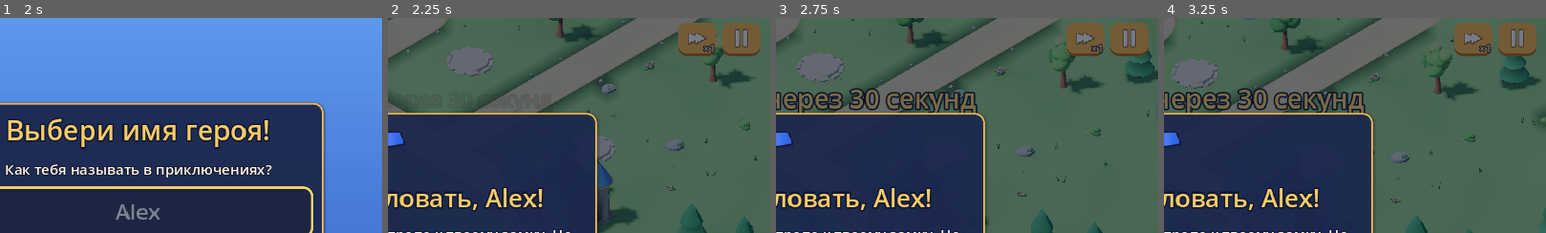
Above: before the commit, frames 1-4 (left to right).
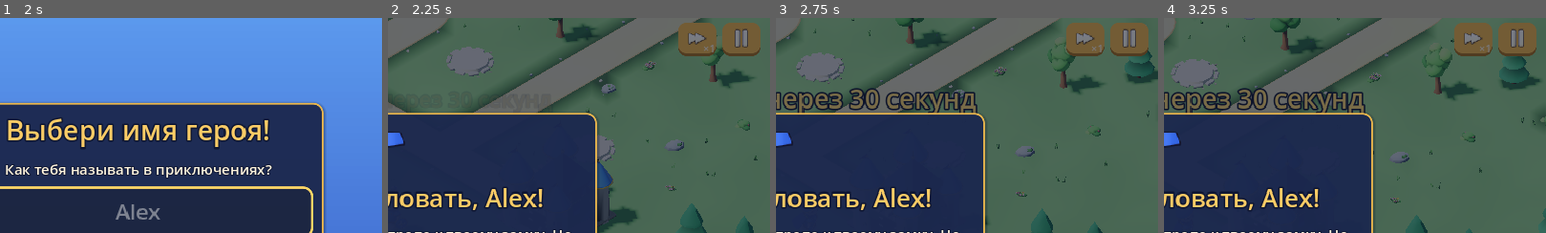
Above: after the commit, the same moments.

Repository: glebanya13/tinyguard
Game: Godot game, scene res://scenes/boot.tscn
The game is run twice, just before and just after one commit, with the same random seed, the same clock (stepped at 60 frames per second) and the same inputs.
Inputs (mouse positions are % of the whole screen's width and height, from its top left):
- Up to frame 1 (2 s): click (68, 45) at 0.52 s; type "Alex" at 0.6 s; click "Вперёд!" at 1.25 s
- Up to frame 2 (2.25 s): tap Enter at 2 s; move the mouse to (72, 45) at 2.02 s; hold D (move_right) from 2.03 s (still down); tap F (speed) at 2.1 s; click (72, 45) at 2.17 s
- Up to frame 3 (2.75 s): keep holding D (move_right)
- Up to frame 4 (3.25 s): release D (move_right) at 2.75 s; drag from (30, 55) to (45, 70) at 2.77 s
The pictures show only the part of the screen within x 50-100%, y 0-50%; the shares and areas given below are measured in that part.

Frame 1 is identical in both runs. In frame 2, less than 0.1% of the frame differs, in the area x 82-86%, y 12-17%; in frame 3, less than 0.1%; in frame 4, less than 0.1%.

Commit message:
Fewer draw calls: tower upgrade decorations baked into body variants, hidden pad under towers, no outline on HUD panel labels, draw-call benchmark
Co-Authored-By: Claude Sonnet 5.5 <noreply@anthropic.com>

Diff:
--- a/scripts/hud.gd
+++ b/scripts/hud.gd
@@ -101,6 +101,7 @@
 
 
 func _ready() -> void:
+	_drop_outlines()
 	_restart_button.pressed.connect(_on_end_button_pressed.bind(restart_pressed))
 	_map_button.pressed.connect(_on_end_button_pressed.bind(map_pressed))
 	_continue_button.pressed.connect(continue_pressed.emit)
@@ -431,6 +432,14 @@
 	return rect
 
 
+## Text on the dark panels needs no outline (it matches the panel colour), and an
+## outline doubles the draw calls of every label: it is a separate glyph batch.
+func _drop_outlines() -> void:
+	for panel: Control in [$Root/TopBar, $Root/TopRight, _card, _hint_pill]:
+		for label: Node in panel.find_children("*", "Label", true, false):
+			label.add_theme_constant_override("outline_size", 0)
+
+
 func _cost_label(text: String, color: Color = COST_COLOR) -> Label:
 	var label := Label.new()
 	label.text = text
--- a/scripts/tower_model.gd
+++ b/scripts/tower_model.gd
@@ -1,9 +1,10 @@
 extends Node3D
 ## Visuals of a tower model: turns the turret towards the current target,
 ## plays the recoil animation and shot sound, shows level decorations.
-## Only the body (Base) and the turret cast shadows: every shadow caster is one
-## more draw call per tower, and the small parts (Lv2/Lv3 decorations, the bow,
-## gun, crystal or orb on the turret) add nothing visible to the shadow.
+## The model has one body mesh per upgrade level (Base, Base2 = Base + level 2
+## decorations, Base3 = with level 3 decorations): only one of them is drawn, by
+## swapping the mesh of "Base". Only the body casts a shadow: every shadow caster is
+## one more draw call per tower, the turret and its parts add nothing visible to it.
 ## Gameplay stays in tower.gd.
 
 ## Radians per second the crossbow turns at.
@@ -11,17 +12,21 @@
 @export var shot_sound: AudioStreamPlayer
 
 var _target_yaw: float = 0.0
+var _body_meshes: Array[Mesh] = []
 
 @onready var _turret: Node3D = find_child("Turret") as Node3D
 @onready var _anim: AnimationPlayer = find_child("AnimationPlayer", false) as AnimationPlayer
-@onready var _lv2: Node3D = find_child("Lv2") as Node3D
-@onready var _lv3: Node3D = find_child("Lv3") as Node3D
+@onready var _body: MeshInstance3D = find_child("Base") as MeshInstance3D
 
 
 func _ready() -> void:
 	_target_yaw = _turret.rotation.y
-	for part: Node in [_lv2, _lv3] + _turret.get_children():
-		_drop_shadow(part)
+	for node_name: String in ["Base", "Base2", "Base3"]:
+		var body := find_child(node_name) as MeshInstance3D
+		_body_meshes.append(body.mesh)
+		if body != _body:
+			body.queue_free()
+	_drop_shadow(_turret)
 	_on_tower_level_changed(0)
 
 
@@ -42,8 +47,7 @@
 
 
 func _on_tower_level_changed(level: int) -> void:
-	_lv2.visible = level >= 1
-	_lv3.visible = level >= 2
+	_body.mesh = _body_meshes[clampi(level, 0, _body_meshes.size() - 1)]
 
 
 func _drop_shadow(part: Node) -> void:
--- a/scripts/tower_slot.gd
+++ b/scripts/tower_slot.gd
@@ -76,4 +76,6 @@
 			_pad.material_override = selected_material
 		State.OCCUPIED:
 			_pad.material_override = occupied_material
+	# The tower stands on the pad: no need to draw it.
+	_pad.visible = state != State.OCCUPIED
 	_selection_ring.visible = is_selected
--- /dev/null
+++ b/tools/measure_draw_calls.gd
@@ -0,0 +1,114 @@
+extends SceneTree
+## Draw-call benchmark (needs a window, NOT --headless): every slot gets a maxed tower
+## (4 kinds in turn), waves overlap at 3x speed, the HUD is on.
+## LEVEL=<id> godot --path . --resolution 1280x720 --script res://tools/measure_draw_calls.gd
+## Prints the mean / peak of TOTAL_DRAW_CALLS_IN_FRAME in battle, then what each
+## child of Level (and the HUD) costs when hidden.
+
+const BATTLE_SECONDS := 40.0
+const SAMPLE_FRAMES := 20
+
+
+func _initialize() -> void:
+	LevelCatalog.save_path = "user://measure.cfg"
+	DirAccess.remove_absolute(ProjectSettings.globalize_path(LevelCatalog.save_path))
+	LevelCatalog.selected_id = (
+		int(OS.get_environment("LEVEL")) if OS.get_environment("LEVEL") != "" else 1
+	)
+	change_scene_to_file("res://scenes/main.tscn")
+	_run.call_deferred()
+
+
+func _calls() -> int:
+	return int(
+		RenderingServer.get_rendering_info(RenderingServer.RENDERING_INFO_TOTAL_DRAW_CALLS_IN_FRAME)
+	)
+
+
+func _mean(frames: int) -> float:
+	var sum := 0.0
+	for i in frames:
+		await process_frame
+		sum += _calls()
+	return sum / frames
+
+
+func _run() -> void:
+	for i in 10:
+		await process_frame
+	var main: Node = current_scene
+	var gs: GameState = main.get_node("GameState")
+	var wm: WaveManager = main.get_node("WaveManager")
+	var bm: BuildManager = main.get_node("BuildManager")
+	var empty: float = await _mean(SAMPLE_FRAMES)
+	gs.add_gold(100000)
+	gs.add_wood(100000)
+	var kind := 0
+	for node: Node in get_nodes_in_group(TowerSlot.GROUP):
+		var slot := node as TowerSlot
+		if bm.build_on(slot, bm.tower_types[kind % bm.tower_types.size()]):
+			while bm.upgrade(slot):
+				pass
+		kind += 1
+	gs.lives = 100000
+	# The command card of a selected tower is open in real play most of the time.
+	bm.select_slot(get_nodes_in_group(TowerSlot.GROUP)[0] as TowerSlot)
+	await process_frame
+	var built: float = await _mean(SAMPLE_FRAMES)
+	Engine.time_scale = 3.0
+	var sum := 0.0
+	var n := 0
+	var peak := 0
+	var peak_enemies := 0
+	var prims := 0.0
+	var elapsed := 0.0
+	var next_wave := 0.0
+	var last := Time.get_ticks_msec()
+	while elapsed < BATTLE_SECONDS:
+		if bm.selected_slot == null:
+			bm.select_slot(get_nodes_in_group(TowerSlot.GROUP)[0] as TowerSlot)
+		if elapsed >= next_wave:
+			wm.start_next_wave()
+			next_wave += 2.0
+		await process_frame
+		elapsed += (Time.get_ticks_msec() - last) / 1000.0
+		last = Time.get_ticks_msec()
+		var c := _calls()
+		sum += c
+		prims += RenderingServer.get_rendering_info(
+			RenderingServer.RENDERING_INFO_TOTAL_PRIMITIVES_IN_FRAME
+		)
+		n += 1
+		peak = maxi(peak, c)
+		peak_enemies = maxi(peak_enemies, get_nodes_in_group(Enemy.GROUP).size())
+	print(
+		(
+			"LEVEL %s empty=%.0f built=%.0f battle_mean=%.0f battle_peak=%d peak_enemies=%d tris_k=%.0f"
+			% [LevelCatalog.selected_id, empty, built, sum / n, peak, peak_enemies, prims / n / 1000.0]
+		)
+	)
+	# Cost of each part: hide it, count, show it again.
+	Engine.time_scale = 0.0001
+	var base: float = await _mean(SAMPLE_FRAMES)
+	var sun: DirectionalLight3D = main.get_node("Sun")
+	sun.shadow_enabled = false
+	var m0: float = await _mean(4)
+	sun.shadow_enabled = true
+	print("  part Sun shadows: %.0f of %.0f" % [base - m0, base])
+	var kids: Array[Node] = main.get_node("Level").get_children()
+	kids.append_array(main.get_children())
+	kids.append_array(main.get_node("HUD/Root").get_children())
+	if OS.get_environment("DETAIL") != "":
+		for node: Node in main.get_node("HUD/Root").find_children("*", "CanvasItem", true, false):
+			if node is Control and node.get_parent().get_parent() != main.get_node("HUD/Root"):
+				kids.append(node)
+	for child: Node in kids:
+		if not "visible" in child or child.name == "Level":
+			continue
+		var was: bool = child.visible
+		child.visible = false
+		var m: float = await _mean(4)
+		child.visible = was
+		if base - m >= 1.0:
+			print("  part %s: %.0f of %.0f" % [child.get_path() if child is Control else child.name, base - m, base])
+	quit()
Binary file changed: assets/models/tower_archer.glb
Binary file changed: assets/models/tower_cannon.glb
Binary file changed: assets/models/tower_frost.glb
Binary file changed: assets/models/tower_lightning.glb
Not shown, added: tools/measure_draw_calls.gd.uid
Not shown, changed: assets/blender/build_tower.py
Not shown, changed: assets/blender/tg_common.py
